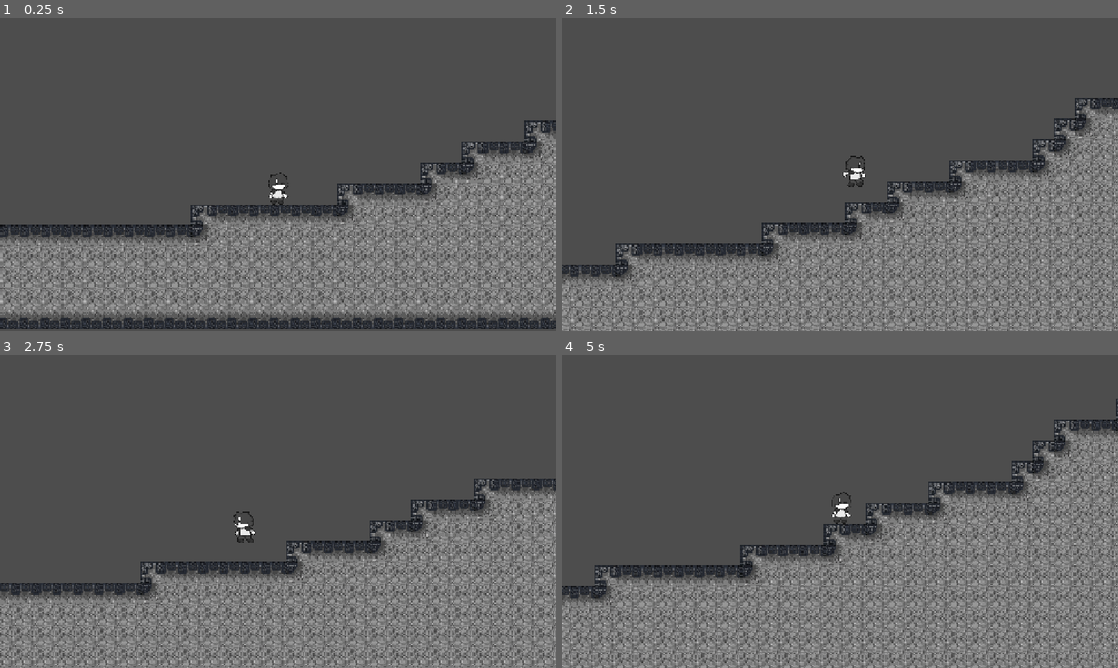
Above: before the commit, frames 1-4 (two rows, left to right).
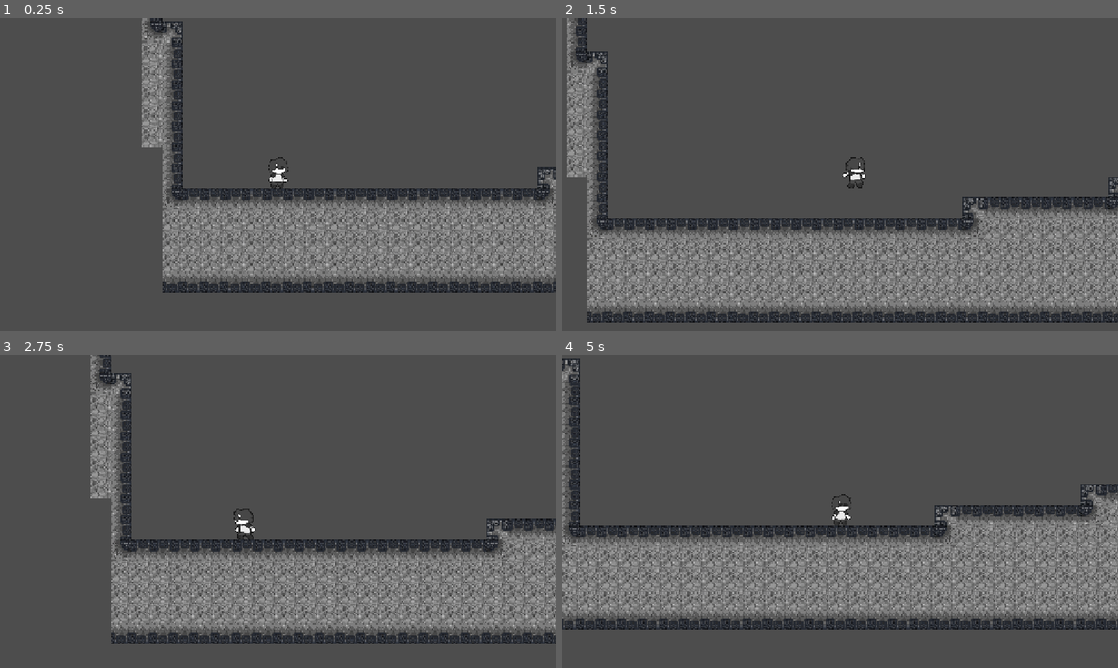
Above: after the commit, the same moments.

Repository: Yuuh15/Jogo_metroidvania_tcc
Game: Godot game, scene res://garra_teste.tscn
Same seed, same stepped clock (60 frames per second), same inputs: the game is played once before the commit and once after it. This scene is started directly instead of the project's main scene.
Inputs (mouse positions are in pixels of both pictures, inside the frame that each line leads up to):
- Up to frame 1 (0.25 s): no input
- Up to frame 2 (1.5 s): tap Enter at 0.5 s; move the mouse to (962, 158) at 0.52 s; hold D (move_right) 0.53-1.25 s; hold Space (jump) 0.53-1.25 s; click (962, 158) at 0.67 s; drag from (728, 190) to (812, 237) at 1.27 s
- Up to frame 3 (2.75 s): move the mouse to (333, 442) at 2.02 s; hold A (move_left) from 2.03 s (still down); hold S (crouch) from 2.03 s (still down); tap Space (jump) at 2.3 s
- Up to frame 4 (5 s): release A (move_left) at 2.75 s; release S (crouch) at 2.75 s; drag from (812, 574) to (673, 464) at 2.77 s; move the mouse to (1006, 558) at 3.52 s; hold D (move_right) 3.53-4.25 s; hold Space (jump) 3.53-4.25 s; tap L (time_warp) at 3.6 s; drag from (673, 464) to (756, 433) at 4.27 s

The runs differ from the first frame. In frame 1, 32% of the frame differs, in the area x 0-100%, y 0-100%; in frame 2, 31%; in frame 3, 30%; in frame 4, 38%, in the area x 0-100%, y 1-100%.

Commit message:
Garra Full Add

Diff:
--- a/metroidvania_com_psicologia/arco_iris.gd
+++ b/metroidvania_com_psicologia/arco_iris.gd
@@ -28,8 +28,8 @@
 	add_to_group("player")
 	collision_layer = 1
 	# Initialize the timer
-	$directionXTimer.wait_time = choose([1.5, 2.0, 2.5])
-	$directionXTimer.start()
+	$directionTimer.wait_time = choose([1.5, 2.0, 2.5])
+	$directionTimer.start()
 
 	# Setup detection area (must exist in your scene)
 	$DetectionArea.body_entered.connect(_on_detection_area_body_entered)
@@ -46,7 +46,7 @@
 func move(delta):
 	if is_chase && player_ref:
 		# CHASE LOGIC: Move toward player
-		dir = global_position.directionX_to(player_ref.global_position)
+		dir = global_position.direction_to(player_ref.global_position)
 		velocity = dir * SPEED
 	elif is_roaming:
 		# ROAMING LOGIC: Move in random directionX
--- a/metroidvania_com_psicologia/fantasma.gd
+++ b/metroidvania_com_psicologia/fantasma.gd
@@ -29,10 +29,10 @@
 
 func patrol_movement(delta):
 	var target_position = patrol_points[current_patrol_index]
-	var directionX = global_position.directionX_to(target_position)
+	var direction = global_position.direction_to(target_position)
 
 	# Move towards target point
-	velocity = directionX * patrol_speed
+	velocity = direction * patrol_speed
 	move_and_slide()
 
 	# Check if reached current target
--- a/metroidvania_com_psicologia/garra_teste.tscn
+++ b/metroidvania_com_psicologia/garra_teste.tscn
@@ -10,7 +10,7 @@
 [ext_resource type="PackedScene" uid="uid://bnel1u2etfiwm" path="res://player/player.tscn" id="7_8ebcn"]
 
 [sub_resource type="RectangleShape2D" id="RectangleShape2D_8ebcn"]
-size = Vector2(20, 128)
+size = Vector2(7, 127)
 
 [sub_resource type="TileSetAtlasSource" id="TileSetAtlasSource_vsep3"]
 texture = ExtResource("1_gxn12")
@@ -115,12 +115,12 @@
 
 [node name="Garra_teste" type="Node2D"]
 
-[node name="Area2D" type="Area2D" parent="."]
+[node name="Grippable1" type="Area2D" parent="."]
 position = Vector2(134, -14)
 script = ExtResource("1_ra16i")
 
-[node name="CollisionShape2D" type="CollisionShape2D" parent="Area2D"]
-position = Vector2(-365, -18)
+[node name="GrippableArea" type="CollisionShape2D" parent="Grippable1"]
+position = Vector2(-358.5, -17.5)
 shape = SubResource("RectangleShape2D_8ebcn")
 
 [node name="map" type="Node" parent="."]
@@ -139,7 +139,7 @@
 position = Vector2(2904, -265)
 
 [node name="player" parent="map" instance=ExtResource("7_8ebcn")]
-position = Vector2(115, -13)
+position = Vector2(-151, 21)
 
-[connection signal="body_entered" from="Area2D" to="Area2D" method="_on_body_entered"]
-[connection signal="body_exited" from="Area2D" to="Area2D" method="_on_body_exited"]
+[connection signal="body_entered" from="Grippable1" to="Grippable1" method="_on_body_entered"]
+[connection signal="body_exited" from="Grippable1" to="Grippable1" method="_on_body_exited"]
--- a/metroidvania_com_psicologia/player/player.gd
+++ b/metroidvania_com_psicologia/player/player.gd
@@ -59,7 +59,6 @@
 
 # Processo executado a CADA FRAME possível do jogo
 func _physics_process(delta: float) -> void:
-
 	# Adiciona a gravidade - Padrão: 980.0 px/s
 	if !is_on_floor() and !isDashing and !grip_wall:
 		velocity += get_gravity() * delta # Velocidade de gravidade do projeto (Padrão) * Frames possíveis
@@ -136,12 +135,17 @@
 	# Pega o INPUT da direção do jogador e com isso, o movimenta pelo cenário
 	var directionX := Input.get_axis("move_left", "move_right")
 	var directionY := Input.get_axis("crouch", "jump")
-
-	if isDashing or isStomping:
+	if grip_wall:
+		if directionX and Input.is_action_just_pressed("jump"):
+			velocity.x += 200 * directionX
+
+		if directionY == 0 and directionX == 0:
+			velocity.y += 15
+		velocity.y += directionY * 150 * -1
+
+
+	if isDashing or isStomping or grip_wall:
 		return
-
-	if grip_wall:
-		velocity.y += directionY * 250 * -1
 
 	elif directionX and !isStomping and !grip_wall:
 		if !timeWarpActivated:
@@ -170,7 +174,7 @@
 				anim.play("moving") # Toca a animação de Mover, porém espelhada
 
 		# Flip Animação:
-		elif timeWarpActivated and not isDashing and not isJumping:
+		elif timeWarpActivated and not isDashing and not isJumping and !grip_wall:
 			if directionX > 0:
 				anim.flip_h = false # Olhando para a direita
 				anim.play("running") # Toca a animação de Correr
--- a/metroidvania_com_psicologia/projetil_raio.gd
+++ b/metroidvania_com_psicologia/projetil_raio.gd
@@ -2,3 +2,4 @@
 
 
 func _ready():
+	pass
